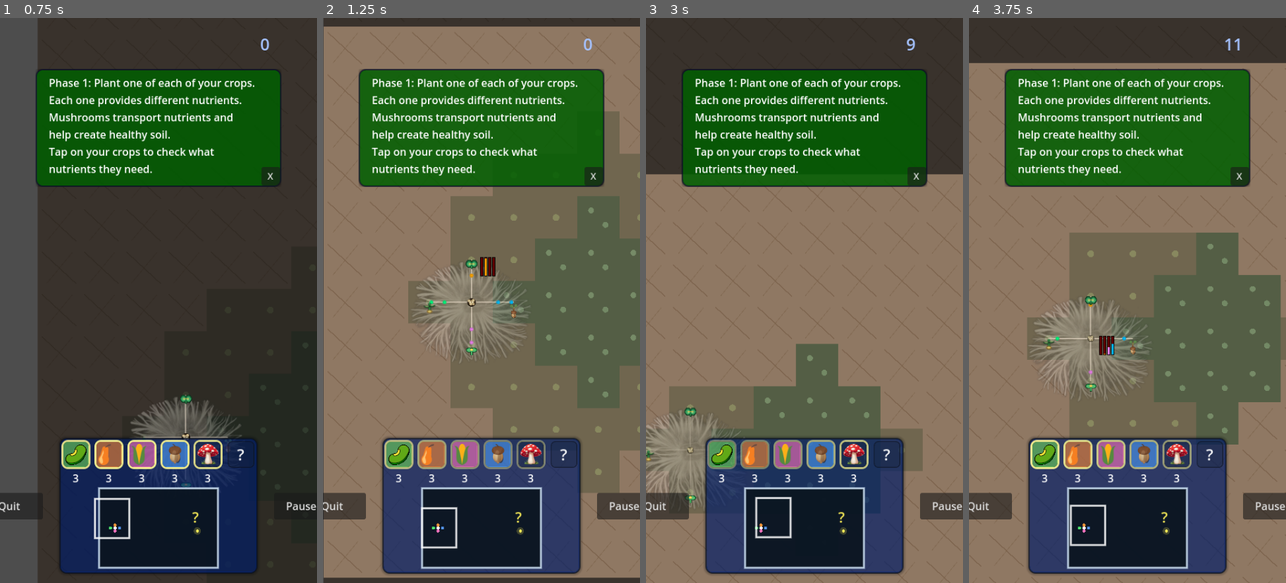
Above: before the commit, frames 1-4 (left to right).
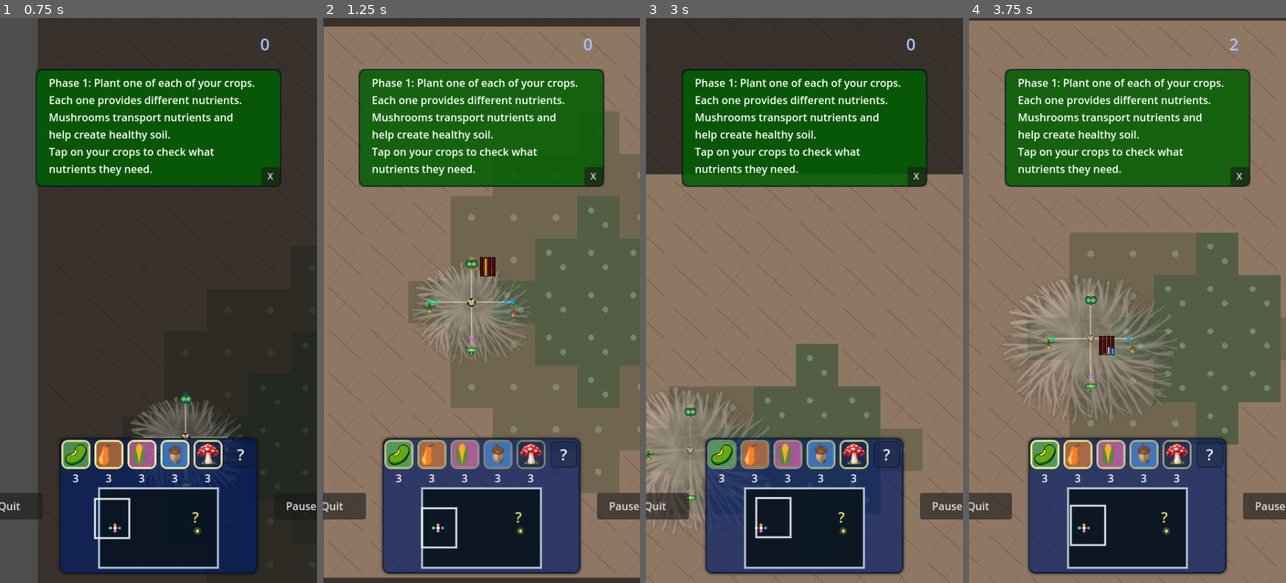
Above: after the commit, the same moments.

Repository: grassrootseconomics/mycofig
Game: Godot game, scene res://scenes/title_screen.tscn
Two runs of this game, one before a commit and one after it. Both use one fixed random seed, a clock stepped at 60 frames per second and the inputs below.
Inputs (mouse positions are in pixels of both pictures, inside the frame that each line leads up to):
- Up to frame 1 (0.75 s): click "Story Mode" at 0.5 s
- Up to frame 2 (1.25 s): no input
- Up to frame 3 (3 s): tap Enter at 1.25 s; drag from (804, 526) to (794, 300) at 1.27 s; drag from (741, 328) to (788, 413) at 2.02 s; move the mouse to (836, 176) at 2.77 s; hold Right (right) from 2.78 s (still down); tap D (cam_right) at 2.85 s
- Up to frame 4 (3.75 s): release Right (right) at 3.5 s; drag from (1111, 413) to (1032, 215) at 3.52 s

Frame 1 is identical in both runs. In frame 2, less than 0.1% of the frame differs, in the area x 33-61%, y 42-58%; in frame 3, 1.1%; in frame 4, 10%, in the area x 0-100%, y 0-72%.

Commit message:
m1: tune default trade pacing for manual readability

Diff:
--- a/global/global.gd
+++ b/global/global.gd
@@ -2,8 +2,8 @@
 
 var score := 0
 
-var move_rate = 4 #6
-var movement_speed = 100 #200
+var move_rate = 1 #4 #6
+var movement_speed = 50 #100 #200
 var social_buddy_radius = 200
 var num_connectors = 4
 var active_agent = null
